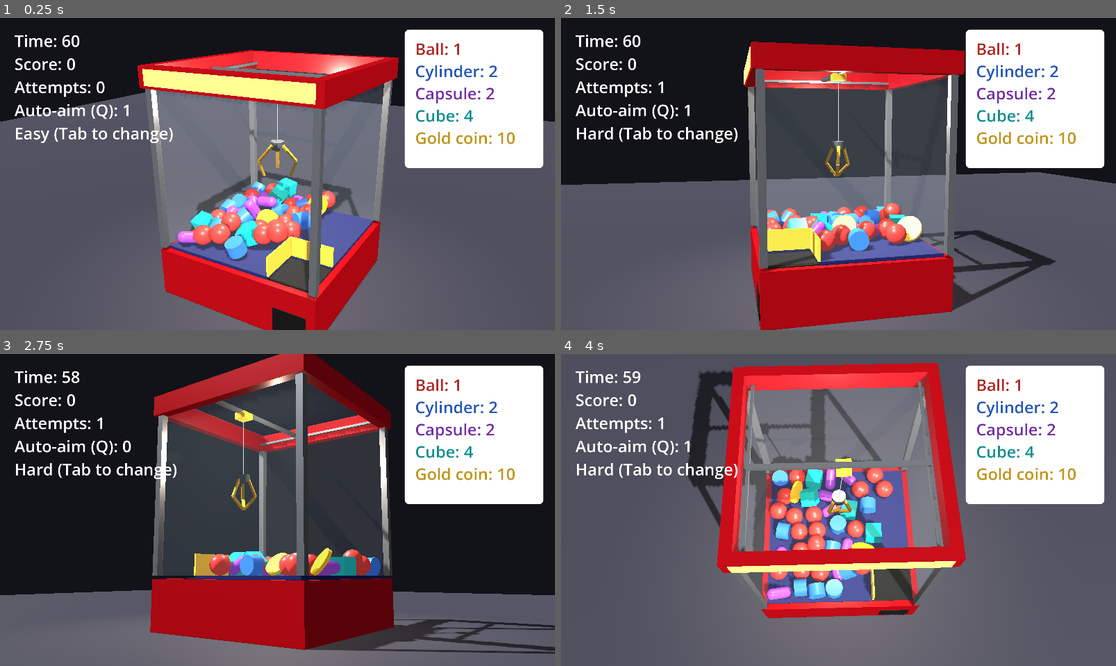
Above: before the commit, frames 1-4 (two rows, left to right).
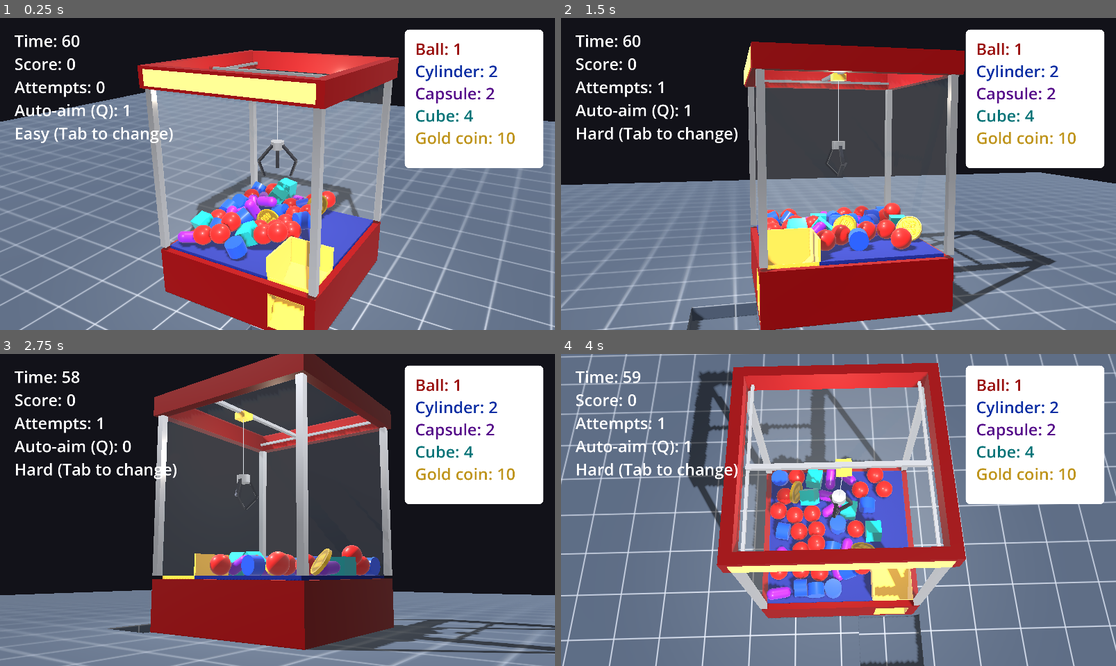
Above: after the commit, the same moments.

Repository: jdwarr3n/comp460-example-game
Game: Godot game, scene res://main.tscn
Same seed, same stepped clock (60 frames per second), same inputs: the game is played once before the commit and once after it.
Inputs (mouse positions are in pixels of both pictures, inside the frame that each line leads up to):
- Up to frame 1 (0.25 s): no input
- Up to frame 2 (1.5 s): tap Enter at 0.5 s; move the mouse to (960, 158) at 0.52 s; hold Right 0.53-1.28 s; tap R at 0.6 s; click (960, 158) at 0.67 s; tap Space at 0.77 s; move the mouse to (727, 189) at 1.27 s; hold Down from 1.28 s (still down); tap Tab at 1.35 s
- Up to frame 3 (2.75 s): tap Space at 1.52 s; move the mouse to (333, 441) at 2.02 s; release Down at 2.03 s; hold Right from 2.03 s (still down); tap Q at 2.1 s
- Up to frame 4 (4 s): move the mouse to (810, 572) at 2.77 s; release Right at 2.78 s; hold Up 2.78-3.53 s; tap R at 2.85 s; click (810, 572) at 2.92 s; tap Space at 3.02, 3.77 s; move the mouse to (1005, 556) at 3.52 s; hold Left from 3.53 s (still down); tap Tab at 3.6 s

The runs differ from the first frame. In frame 1, 69% of the frame differs, in the area x 0-100%, y 8-100%; in frame 2, 53%; in frame 3, 33%; in frame 4, 82%, in the area x 0-100%, y 0-100%.

Commit message:
Claw 460: polish coin, materials, chute, and prize tray
Stamped gold coin, neutral reflection room, new materials, slate tile
floor, and a thicker cable. The chute is now a real shaft with a ramp
and front slot, and won prizes collect in a tray in the room floor.

Co-Authored-By: Claude Opus 5.5 <noreply@anthropic.com>

Diff:
--- a/cabinet/cabinet.tscn
+++ b/cabinet/cabinet.tscn
@@ -1,31 +1,43 @@
 [gd_scene format=3]
 
 [sub_resource type="StandardMaterial3D" id="body_material"]
-albedo_color = Color(0.58, 0.07, 0.1, 1)
-metallic = 0.2
-roughness = 0.3
+albedo_color = Color(0.42, 0.015, 0.035, 1)
+roughness = 0.6
+metallic_specular = 0.25
+clearcoat_enabled = true
+clearcoat = 0.25
+clearcoat_roughness = 0.15
 
 [sub_resource type="StandardMaterial3D" id="metal_material"]
-albedo_color = Color(0.8, 0.82, 0.86, 1)
-metallic = 0.9
-roughness = 0.3
+albedo_color = Color(0.92, 0.93, 0.96, 1)
+metallic = 1.0
+roughness = 0.15
+
+[sub_resource type="FastNoiseLite" id="felt_noise"]
+frequency = 0.5
+
+[sub_resource type="NoiseTexture2D" id="felt_texture"]
+seamless = true
+as_normal_map = true
+bump_strength = 6.0
+noise = SubResource("felt_noise")
 
 [sub_resource type="StandardMaterial3D" id="felt_material"]
-albedo_color = Color(0.1, 0.12, 0.32, 1)
-roughness = 0.95
+albedo_color = Color(0.13, 0.16, 0.45, 1)
+roughness = 1.0
+metallic_specular = 0.1
+normal_enabled = true
+normal_texture = SubResource("felt_texture")
+uv1_scale = Vector3(4, 4, 4)
+uv1_triplanar = true
 
 [sub_resource type="StandardMaterial3D" id="chute_material"]
 albedo_color = Color(0.95, 0.72, 0.2, 1)
 roughness = 0.4
 
-[sub_resource type="StandardMaterial3D" id="dark_material"]
-albedo_color = Color(0.02, 0.02, 0.03, 1)
-roughness = 0.9
-
 [sub_resource type="StandardMaterial3D" id="glass_material"]
 transparency = 1
 albedo_color = Color(0.75, 0.88, 1, 0.1)
-metallic = 0.3
 roughness = 0.05
 
 [sub_resource type="StandardMaterial3D" id="marquee_material"]
@@ -34,10 +46,6 @@
 emission = Color(1, 0.72, 0.2, 1)
 emission_energy_multiplier = 1.6
 
-[sub_resource type="BoxMesh" id="mesh_0"]
-material = SubResource("body_material")
-size = Vector3(2.6, 0.75, 2.6)
-
 [sub_resource type="BoxMesh" id="mesh_1"]
 material = SubResource("felt_material")
 size = Vector3(1.735, 0.05, 2.4)
@@ -52,10 +60,6 @@
 [sub_resource type="BoxShape3D" id="shape_2"]
 size = Vector3(0.665, 0.05, 1.735)
 
-[sub_resource type="BoxMesh" id="mesh_3"]
-material = SubResource("dark_material")
-size = Vector3(0.665, 0.01, 0.665)
-
 [sub_resource type="BoxMesh" id="mesh_4"]
 material = SubResource("chute_material")
 size = Vector3(0.03, 0.3, 0.68)
@@ -157,30 +161,211 @@
 [sub_resource type="BoxShape3D" id="shape_23"]
 size = Vector3(0.02, 2.4, 2.4)
 
-[sub_resource type="BoxMesh" id="mesh_24"]
-material = SubResource("dark_material")
-size = Vector3(0.5, 0.35, 0.01)
-
-[sub_resource type="BoxShape3D" id="catch_0"]
-size = Vector3(2.6, 0.04, 2.6)
-
-[sub_resource type="BoxShape3D" id="catch_1"]
-size = Vector3(2.6, 0.75, 0.04)
-
-[sub_resource type="BoxShape3D" id="catch_2"]
-size = Vector3(2.6, 0.75, 0.04)
-
-[sub_resource type="BoxShape3D" id="catch_3"]
-size = Vector3(0.04, 0.75, 2.6)
-
-[sub_resource type="BoxShape3D" id="catch_4"]
-size = Vector3(0.04, 0.75, 2.6)
+[sub_resource type="BoxMesh" id="basemain_mesh"]
+material = SubResource("body_material")
+size = Vector3(1.835, 0.75, 2.6)
+
+[sub_resource type="BoxShape3D" id="basemain_shape"]
+size = Vector3(1.835, 0.75, 2.6)
+
+[sub_resource type="BoxMesh" id="baseback_mesh"]
+material = SubResource("body_material")
+size = Vector3(0.765, 0.75, 1.835)
+
+[sub_resource type="BoxShape3D" id="baseback_shape"]
+size = Vector3(0.765, 0.75, 1.835)
+
+[sub_resource type="BoxMesh" id="baseright_mesh"]
+material = SubResource("body_material")
+size = Vector3(0.1, 0.75, 0.665)
+
+[sub_resource type="BoxShape3D" id="baseright_shape"]
+size = Vector3(0.1, 0.75, 0.665)
+
+[sub_resource type="BoxMesh" id="liningleft_mesh"]
+material = SubResource("chute_material")
+size = Vector3(0.006, 0.8, 0.665)
+
+[sub_resource type="BoxMesh" id="liningright_mesh"]
+material = SubResource("chute_material")
+size = Vector3(0.006, 0.8, 0.665)
+
+[sub_resource type="BoxMesh" id="liningback_mesh"]
+material = SubResource("chute_material")
+size = Vector3(0.665, 0.8, 0.006)
+
+[sub_resource type="PhysicsMaterial" id="ramp_physics"]
+friction = 0.05
+
+[sub_resource type="BoxMesh" id="ramp_mesh"]
+material = SubResource("chute_material")
+size = Vector3(0.665, 0.04, 0.982182)
+
+[sub_resource type="BoxShape3D" id="ramp_shape"]
+size = Vector3(0.665, 0.04, 0.982182)
+
+[sub_resource type="BoxMesh" id="basefrontleft_mesh"]
+material = SubResource("body_material")
+size = Vector3(0.055, 0.75, 0.1)
+
+[sub_resource type="BoxShape3D" id="basefrontleft_shape"]
+size = Vector3(0.055, 0.75, 0.1)
+
+[sub_resource type="BoxMesh" id="basefrontright_mesh"]
+material = SubResource("body_material")
+size = Vector3(0.155, 0.75, 0.1)
+
+[sub_resource type="BoxShape3D" id="basefrontright_shape"]
+size = Vector3(0.155, 0.75, 0.1)
+
+[sub_resource type="BoxMesh" id="basefronttop_mesh"]
+material = SubResource("body_material")
+size = Vector3(0.555, 0.13, 0.1)
+
+[sub_resource type="BoxShape3D" id="basefronttop_shape"]
+size = Vector3(0.555, 0.13, 0.1)
+
+[sub_resource type="BoxMesh" id="basefrontsill_mesh"]
+material = SubResource("body_material")
+size = Vector3(0.555, 0.08, 0.1)
+
+[sub_resource type="BoxShape3D" id="basefrontsill_shape"]
+size = Vector3(0.555, 0.08, 0.1)
+
+[sub_resource type="BoxMesh" id="liningfronttop_mesh"]
+material = SubResource("chute_material")
+size = Vector3(0.665, 0.18, 0.006)
+
+[sub_resource type="BoxMesh" id="liningfrontleft_mesh"]
+material = SubResource("chute_material")
+size = Vector3(0.055, 0.62, 0.006)
+
+[sub_resource type="BoxMesh" id="liningfrontright_mesh"]
+material = SubResource("chute_material")
+size = Vector3(0.055, 0.62, 0.006)
+
+[sub_resource type="BoxMesh" id="slotleft_mesh"]
+material = SubResource("chute_material")
+size = Vector3(0.006, 0.62, 0.1)
+
+[sub_resource type="BoxMesh" id="slotright_mesh"]
+material = SubResource("chute_material")
+size = Vector3(0.006, 0.62, 0.1)
+
+[sub_resource type="BoxMesh" id="slottop_mesh"]
+material = SubResource("chute_material")
+size = Vector3(0.555, 0.006, 0.1)
 
 [node name="Cabinet" type="Node3D"]
 
-[node name="Base" type="MeshInstance3D" parent="."]
-transform = Transform3D(1, 0, 0, 0, 1, 0, 0, 0, 1, 0, -0.425, 0)
-mesh = SubResource("mesh_0")
+[node name="BaseMain" type="StaticBody3D" parent="."]
+transform = Transform3D(1, 0, 0, 0, 1, 0, 0, 0, 1, -0.3825, -0.425, 0)
+
+[node name="Mesh" type="MeshInstance3D" parent="BaseMain"]
+mesh = SubResource("basemain_mesh")
+
+[node name="Collision" type="CollisionShape3D" parent="BaseMain"]
+shape = SubResource("basemain_shape")
+
+[node name="BaseBack" type="StaticBody3D" parent="."]
+transform = Transform3D(1, 0, 0, 0, 1, 0, 0, 0, 1, 0.9175, -0.425, -0.3825)
+
+[node name="Mesh" type="MeshInstance3D" parent="BaseBack"]
+mesh = SubResource("baseback_mesh")
+
+[node name="Collision" type="CollisionShape3D" parent="BaseBack"]
+shape = SubResource("baseback_shape")
+
+[node name="BaseRight" type="StaticBody3D" parent="."]
+transform = Transform3D(1, 0, 0, 0, 1, 0, 0, 0, 1, 1.25, -0.425, 0.8675)
+
+[node name="Mesh" type="MeshInstance3D" parent="BaseRight"]
+mesh = SubResource("baseright_mesh")
+
+[node name="Collision" type="CollisionShape3D" parent="BaseRight"]
+shape = SubResource("baseright_shape")
+
+[node name="LiningLeft" type="MeshInstance3D" parent="."]
+transform = Transform3D(1, 0, 0, 0, 1, 0, 0, 0, 1, 0.538, -0.4, 0.8675)
+mesh = SubResource("liningleft_mesh")
+
+[node name="LiningRight" type="MeshInstance3D" parent="."]
+transform = Transform3D(1, 0, 0, 0, 1, 0, 0, 0, 1, 1.197, -0.4, 0.8675)
+mesh = SubResource("liningright_mesh")
+
+[node name="LiningBack" type="MeshInstance3D" parent="."]
+transform = Transform3D(1, 0, 0, 0, 1, 0, 0, 0, 1, 0.8675, -0.4, 0.538)
+mesh = SubResource("liningback_mesh")
+
+[node name="BaseFrontLeft" type="StaticBody3D" parent="."]
+transform = Transform3D(1, 0, 0, 0, 1, 0, 0, 0, 1, 0.5625, -0.425, 1.25)
+
+[node name="Mesh" type="MeshInstance3D" parent="BaseFrontLeft"]
+mesh = SubResource("basefrontleft_mesh")
+
+[node name="Collision" type="CollisionShape3D" parent="BaseFrontLeft"]
+shape = SubResource("basefrontleft_shape")
+
+[node name="BaseFrontRight" type="StaticBody3D" parent="."]
+transform = Transform3D(1, 0, 0, 0, 1, 0, 0, 0, 1, 1.2225, -0.425, 1.25)
+
+[node name="Mesh" type="MeshInstance3D" parent="BaseFrontRight"]
+mesh = SubResource("basefrontright_mesh")
+
+[node name="Collision" type="CollisionShape3D" parent="BaseFrontRight"]
+shape = SubResource("basefrontright_shape")
+
+[node name="BaseFrontTop" type="StaticBody3D" parent="."]
+transform = Transform3D(1, 0, 0, 0, 1, 0, 0, 0, 1, 0.8675, -0.115, 1.25)
+
+[node name="Mesh" type="MeshInstance3D" parent="BaseFrontTop"]
+mesh = SubResource("basefronttop_mesh")
+
+[node name="Collision" type="CollisionShape3D" parent="BaseFrontTop"]
+shape = SubResource("basefronttop_shape")
+
+[node name="BaseFrontSill" type="StaticBody3D" parent="."]
+transform = Transform3D(1, 0, 0, 0, 1, 0, 0, 0, 1, 0.8675, -0.76, 1.25)
+
+[node name="Mesh" type="MeshInstance3D" parent="BaseFrontSill"]
+mesh = SubResource("basefrontsill_mesh")
+
+[node name="Collision" type="CollisionShape3D" parent="BaseFrontSill"]
+shape = SubResource("basefrontsill_shape")
+
+[node name="LiningFrontTop" type="MeshInstance3D" parent="."]
+transform = Transform3D(1, 0, 0, 0, 1, 0, 0, 0, 1, 0.8675, -0.09, 1.197)
+mesh = SubResource("liningfronttop_mesh")
+
+[node name="LiningFrontLeft" type="MeshInstance3D" parent="."]
+transform = Transform3D(1, 0, 0, 0, 1, 0, 0, 0, 1, 0.5625, -0.49, 1.197)
+mesh = SubResource("liningfrontleft_mesh")
+
+[node name="LiningFrontRight" type="MeshInstance3D" parent="."]
+transform = Transform3D(1, 0, 0, 0, 1, 0, 0, 0, 1, 1.1725, -0.49, 1.197)
+mesh = SubResource("liningfrontright_mesh")
+
+[node name="SlotLeft" type="MeshInstance3D" parent="."]
+transform = Transform3D(1, 0, 0, 0, 1, 0, 0, 0, 1, 0.593, -0.49, 1.25)
+mesh = SubResource("slotleft_mesh")
+
+[node name="SlotRight" type="MeshInstance3D" parent="."]
+transform = Transform3D(1, 0, 0, 0, 1, 0, 0, 0, 1, 1.142, -0.49, 1.25)
+mesh = SubResource("slotright_mesh")
+
+[node name="SlotTop" type="MeshInstance3D" parent="."]
+transform = Transform3D(1, 0, 0, 0, 1, 0, 0, 0, 1, 0.8675, -0.183, 1.25)
+mesh = SubResource("slottop_mesh")
+
+[node name="ChuteRamp" type="StaticBody3D" parent="."]
+transform = Transform3D(1, 0, 0, 0, 0.77888, -0.62718, 0, 0.62718, 0.77888, 0.8675, -0.42358, 0.90496)
+physics_material_override = SubResource("ramp_physics")
+
+[node name="Mesh" type="MeshInstance3D" parent="ChuteRamp"]
+mesh = SubResource("ramp_mesh")
+
+[node name="Collision" type="CollisionShape3D" parent="ChuteRamp"]
+shape = SubResource("ramp_shape")
 
 [node name="FloorMain" type="StaticBody3D" parent="."]
 transform = Transform3D(1, 0, 0, 0, 1, 0, 0, 0, 1, -0.3325, -0.025, 0)
@@ -199,10 +384,6 @@
 
 [node name="Collision" type="CollisionShape3D" parent="FloorSide"]
 shape = SubResource("shape_2")
-
-[node name="ChuteHole" type="MeshInstance3D" parent="."]
-transform = Transform3D(1, 0, 0, 0, 1, 0, 0, 0, 1, 0.8675, -0.04, 0.8675)
-mesh = SubResource("mesh_3")
 
 [node name="ChuteWallA" type="StaticBody3D" parent="."]
 transform = Transform3D(1, 0, 0, 0, 1, 0, 0, 0, 1, 0.535, 0.15, 0.86)
@@ -318,35 +499,9 @@
 
 [node name="Collision" type="CollisionShape3D" parent="GlassRight"]
 shape = SubResource("shape_23")
-
-[node name="PrizeDoor" type="MeshInstance3D" parent="."]
-transform = Transform3D(1, 0, 0, 0, 1, 0, 0, 0, 1, 0.925, -0.55, 1.305)
-mesh = SubResource("mesh_24")
 
 [node name="InnerLight" type="OmniLight3D" parent="."]
 transform = Transform3D(1, 0, 0, 0, 1, 0, 0, 0, 1, 0, 2.2, 0)
 light_color = Color(1, 0.93, 0.82, 1)
 light_energy = 2.2
 omni_range = 5.5
-
-[node name="PrizeCatch" type="StaticBody3D" parent="."]
-
-[node name="CatchBottom" type="CollisionShape3D" parent="PrizeCatch"]
-transform = Transform3D(1, 0, 0, 0, 1, 0, 0, 0, 1, 0, -0.78, 0)
-shape = SubResource("catch_0")
-
-[node name="CatchFront" type="CollisionShape3D" parent="PrizeCatch"]
-transform = Transform3D(1, 0, 0, 0, 1, 0, 0, 0, 1, 0, -0.425, 1.28)
-shape = SubResource("catch_1")
-
-[node name="CatchBack" type="CollisionShape3D" parent="PrizeCatch"]
-transform = Transform3D(1, 0, 0, 0, 1, 0, 0, 0, 1, 0, -0.425, -1.28)
-shape = SubResource("catch_2")
-
-[node name="CatchLeft" type="CollisionShape3D" parent="PrizeCatch"]
-transform = Transform3D(1, 0, 0, 0, 1, 0, 0, 0, 1, -1.28, -0.425, 0)
-shape = SubResource("catch_3")
-
-[node name="CatchRight" type="CollisionShape3D" parent="PrizeCatch"]
-transform = Transform3D(1, 0, 0, 0, 1, 0, 0, 0, 1, 1.28, -0.425, 0)
-shape = SubResource("catch_4")
--- a/claw/claw.gd
+++ b/claw/claw.gd
@@ -28,6 +28,7 @@
 @export var pay_out_speed := 0.6 ## How fast the claw lowers, in meters per second.
 @export var lift_speed := 0.4 ## How fast the claw lifts, in meters per second.
 @export_range(0.05, 1.0) var cable_stiffness := 0.2 ## How firmly the cable corrects stretch.
+@export var cable_width := 0.01 ## How thick the cable is drawn. It has no effect on physics.
 
 @export_group("Claw")
 @export var grip_strength := 1.0 ## How hard the fingers squeeze.
@@ -213,14 +214,19 @@
 
 func _draw_cable() -> void:
 	# A slack cable is drawn bowed out to the side. It's only a drawing: it has no physics.
+	# It's a narrow ribbon facing the camera, because a line is always one pixel wide.
 	var top := carriage.global_position
 	var bottom := hub.global_position
 	var sag := slack() * 0.35
+	var camera := get_viewport().get_camera_3d()
+	var to_camera := camera.global_position - top if camera else Vector3.BACK
+	var side := (bottom - top).cross(to_camera).normalized() * cable_width * 0.5
 	_cable_mesh.clear_surfaces()
-	_cable_mesh.surface_begin(Mesh.PRIMITIVE_LINE_STRIP)
+	_cable_mesh.surface_begin(Mesh.PRIMITIVE_TRIANGLE_STRIP)
 	for i in 25:
 		var t := i / 24.0
 		var point := top.lerp(bottom, t)
 		point.x += sag * sin(PI * t)
-		_cable_mesh.surface_add_vertex(point)
+		_cable_mesh.surface_add_vertex(point - side)
+		_cable_mesh.surface_add_vertex(point + side)
 	_cable_mesh.surface_end()
--- a/claw/claw.tscn
+++ b/claw/claw.tscn
@@ -3,17 +3,18 @@
 [ext_resource type="Script" path="res://claw/claw.gd" id="script"]
 
 [sub_resource type="StandardMaterial3D" id="metal_material"]
-albedo_color = Color(0.78, 0.8, 0.85, 1)
-metallic = 0.9
-roughness = 0.3
+albedo_color = Color(0.92, 0.93, 0.96, 1)
+metallic = 1.0
+roughness = 0.15
 
 [sub_resource type="StandardMaterial3D" id="finger_material"]
-albedo_color = Color(0.95, 0.72, 0.2, 1)
-metallic = 0.6
-roughness = 0.35
+albedo_color = Color(0.2, 0.21, 0.25, 1)
+metallic = 1.0
+roughness = 0.4
 
 [sub_resource type="StandardMaterial3D" id="cable_material"]
 shading_mode = 0
+cull_mode = 2
 albedo_color = Color(0.85, 0.87, 0.9, 1)
 
 [sub_resource type="StandardMaterial3D" id="marker_material"]
--- a/game.gd
+++ b/game.gd
@@ -78,8 +78,7 @@
 	for prize in pile.duplicate():
 		if prize.global_position.y < prize_level:
 			score += prize.value
-			pile.erase(prize)
-			prize.queue_free()
+			pile.erase(prize) # It's won: it slides out of the slot and stays there.
 			_show_score()
 	if pile.is_empty():
 		_spawn_pile()
--- a/main.tscn
+++ b/main.tscn
@@ -4,24 +4,71 @@
 [ext_resource type="PackedScene" path="res://cabinet/cabinet.tscn" id="cabinet"]
 [ext_resource type="PackedScene" path="res://claw/claw.tscn" id="claw"]
 [ext_resource type="Script" path="res://camera/orbit_camera.gd" id="camera"]
+[ext_resource type="Texture2D" path="res://cabinet/reflection_room.png" id="reflection_room"]
+[ext_resource type="Texture2D" path="res://cabinet/floor_tile.png" id="floor_tile"]
+[ext_resource type="Texture2D" path="res://cabinet/floor_tile_normal.png" id="floor_tile_normal"]
+
+[sub_resource type="PanoramaSkyMaterial" id="reflection_sky_material"]
+panorama = ExtResource("reflection_room")
+energy_multiplier = 1.4
+
+[sub_resource type="Sky" id="reflection_sky"]
+sky_material = SubResource("reflection_sky_material")
 
 [sub_resource type="Environment" id="env"]
 background_mode = 1
 background_color = Color(0.07, 0.07, 0.1, 1)
+sky = SubResource("reflection_sky")
 ambient_light_source = 2
 ambient_light_color = Color(1, 1, 1, 1)
 ambient_light_energy = 0.4
+reflected_light_source = 2
 
 [sub_resource type="StandardMaterial3D" id="room_material"]
-albedo_color = Color(0.2, 0.2, 0.24, 1)
-roughness = 0.7
+albedo_texture = ExtResource("floor_tile")
+roughness = 0.75
+metallic_specular = 0.2
+normal_enabled = true
+normal_texture = ExtResource("floor_tile_normal")
+uv1_scale = Vector3(1.25, 1.25, 1.25)
+uv1_world_triplanar = true
+uv1_triplanar = true
+texture_filter = 5
 
-[sub_resource type="BoxMesh" id="room_mesh"]
+[sub_resource type="BoxMesh" id="floorleft_mesh"]
 material = SubResource("room_material")
-size = Vector3(30, 0.1, 30)
+size = Vector3(15.3175, 0.2, 30)
 
-[sub_resource type="BoxShape3D" id="room_shape"]
-size = Vector3(30, 0.1, 30)
+[sub_resource type="BoxShape3D" id="floorleft_shape"]
+size = Vector3(15.3175, 0.2, 30)
+
+[sub_resource type="BoxMesh" id="floorright_mesh"]
+material = SubResource("room_material")
+size = Vector3(13.5825, 0.2, 30)
+
+[sub_resource type="BoxShape3D" id="floorright_shape"]
+size = Vector3(13.5825, 0.2, 30)
+
+[sub_resource type="BoxMesh" id="floorback_mesh"]
+material = SubResource("room_material")
+size = Vector3(1.1, 0.2, 16.3)
+
+[sub_resource type="BoxShape3D" id="floorback_shape"]
+size = Vector3(1.1, 0.2, 16.3)
+
+[sub_resource type="BoxMesh" id="floorfront_mesh"]
+material = SubResource("room_material")
+size = Vector3(1.1, 0.2, 12.8)
+
+[sub_resource type="BoxShape3D" id="floorfront_shape"]
+size = Vector3(1.1, 0.2, 12.8)
+
+[sub_resource type="BoxMesh" id="traybottom_mesh"]
+material = SubResource("room_material")
+size = Vector3(1.1, 0.1, 0.9)
+
+[sub_resource type="BoxShape3D" id="traybottom_shape"]
+size = Vector3(1.1, 0.1, 0.9)
 
 [sub_resource type="StyleBoxFlat" id="panel_style"]
 bg_color = Color(1, 1, 1, 1)
@@ -44,14 +91,52 @@
 transform = Transform3D(0.866, -0.354, 0.354, 0, 0.707, 0.707, -0.5, -0.612, 0.612, 0, 5, 0)
 shadow_enabled = true
 
-[node name="RoomFloor" type="StaticBody3D" parent="."]
-transform = Transform3D(1, 0, 0, 0, 1, 0, 0, 0, 1, 0, -0.85, 0)
+[node name="RoomFloor" type="Node3D" parent="."]
 
-[node name="Mesh" type="MeshInstance3D" parent="RoomFloor"]
-mesh = SubResource("room_mesh")
+[node name="FloorLeft" type="StaticBody3D" parent="RoomFloor"]
+transform = Transform3D(1, 0, 0, 0, 1, 0, 0, 0, 1, -7.34125, -0.9, 0)
 
-[node name="Collision" type="CollisionShape3D" parent="RoomFloor"]
-shape = SubResource("room_shape")
+[node name="Mesh" type="MeshInstance3D" parent="RoomFloor/FloorLeft"]
+mesh = SubResource("floorleft_mesh")
+
+[node name="Collision" type="CollisionShape3D" parent="RoomFloor/FloorLeft"]
+shape = SubResource("floorleft_shape")
+
+[node name="FloorRight" type="StaticBody3D" parent="RoomFloor"]
+transform = Transform3D(1, 0, 0, 0, 1, 0, 0, 0, 1, 8.20875, -0.9, 0)
+
+[node name="Mesh" type="MeshInstance3D" parent="RoomFloor/FloorRight"]
+mesh = SubResource("floorright_mesh")
+
+[node name="Collision" type="CollisionShape3D" parent="RoomFloor/FloorRight"]
+shape = SubResource("floorright_shape")
+
+[node name="FloorBack" type="StaticBody3D" parent="RoomFloor"]
+transform = Transform3D(1, 0, 0, 0, 1, 0, 0, 0, 1, 0.8675, -0.9, -6.85)
+
+[node name="Mesh" type="MeshInstance3D" parent="RoomFloor/FloorBack"]
+mesh = SubResource("floorback_mesh")
+
+[node name="Collision" type="CollisionShape3D" parent="RoomFloor/FloorBack"]
+shape = SubResource("floorback_shape")
+
+[node name="FloorFront" type="StaticBody3D" parent="RoomFloor"]
+transform = Transform3D(1, 0, 0, 0, 1, 0, 0, 0, 1, 0.8675, -0.9, 8.6)
+
+[node name="Mesh" type="MeshInstance3D" parent="RoomFloor/FloorFront"]
+mesh = SubResource("floorfront_mesh")
+
+[node name="Collision" type="CollisionShape3D" parent="RoomFloor/FloorFront"]
+shape = SubResource("floorfront_shape")
+
+[node name="TrayBottom" type="StaticBody3D" parent="RoomFloor"]
+transform = Transform3D(1, 0, 0, 0, 1, 0, 0, 0, 1, 0.8675, -1.05, 1.75)
+
+[node name="Mesh" type="MeshInstance3D" parent="RoomFloor/TrayBottom"]
+mesh = SubResource("traybottom_mesh")
+
+[node name="Collision" type="CollisionShape3D" parent="RoomFloor/TrayBottom"]
+shape = SubResource("traybottom_shape")
 
 [node name="Cabinet" parent="." instance=ExtResource("cabinet")]
 
--- a/prizes/ball.tscn
+++ b/prizes/ball.tscn
@@ -3,8 +3,12 @@
 [ext_resource type="Script" path="res://prizes/prize.gd" id="script"]
 
 [sub_resource type="StandardMaterial3D" id="prize_material"]
-albedo_color = Color(0.9, 0.22, 0.2, 1)
-roughness = 0.35
+albedo_color = Color(0.8, 0.07, 0.06, 1)
+metallic_specular = 0.3
+roughness = 0.4
+clearcoat_enabled = true
+clearcoat = 1.0
+clearcoat_roughness = 0.1
 
 [sub_resource type="SphereMesh" id="prize_mesh"]
 material = SubResource("prize_material")
--- a/prizes/capsule.tscn
+++ b/prizes/capsule.tscn
@@ -3,8 +3,12 @@
 [ext_resource type="Script" path="res://prizes/prize.gd" id="script"]
 
 [sub_resource type="StandardMaterial3D" id="prize_material"]
-albedo_color = Color(0.6, 0.25, 0.85, 1)
-roughness = 0.35
+albedo_color = Color(0.45, 0.07, 0.72, 1)
+metallic_specular = 0.3
+roughness = 0.4
+clearcoat_enabled = true
+clearcoat = 1.0
+clearcoat_roughness = 0.1
 
 [sub_resource type="CapsuleMesh" id="prize_mesh"]
 material = SubResource("prize_material")
--- a/prizes/cube.tscn
+++ b/prizes/cube.tscn
@@ -3,8 +3,12 @@
 [ext_resource type="Script" path="res://prizes/prize.gd" id="script"]
 
 [sub_resource type="StandardMaterial3D" id="prize_material"]
-albedo_color = Color(0.1, 0.75, 0.75, 1)
-roughness = 0.35
+albedo_color = Color(0.02, 0.6, 0.62, 1)
+metallic_specular = 0.3
+roughness = 0.4
+clearcoat_enabled = true
+clearcoat = 1.0
+clearcoat_roughness = 0.1
 
 [sub_resource type="BoxMesh" id="prize_mesh"]
 material = SubResource("prize_material")
--- a/prizes/cylinder.tscn
+++ b/prizes/cylinder.tscn
@@ -3,8 +3,12 @@
 [ext_resource type="Script" path="res://prizes/prize.gd" id="script"]
 
 [sub_resource type="StandardMaterial3D" id="prize_material"]
-albedo_color = Color(0.2, 0.45, 0.95, 1)
-roughness = 0.35
+albedo_color = Color(0.05, 0.24, 0.85, 1)
+metallic_specular = 0.3
+roughness = 0.4
+clearcoat_enabled = true
+clearcoat = 1.0
+clearcoat_roughness = 0.1
 
 [sub_resource type="CylinderMesh" id="prize_mesh"]
 material = SubResource("prize_material")
--- a/prizes/disc.tscn
+++ b/prizes/disc.tscn
@@ -1,10 +1,17 @@
 [gd_scene format=3]
 
 [ext_resource type="Script" path="res://prizes/prize.gd" id="script"]
+[ext_resource type="Texture2D" path="res://prizes/coin_shade.png" id="shade"]
+[ext_resource type="Texture2D" path="res://prizes/coin_normal.png" id="normal"]
 
 [sub_resource type="StandardMaterial3D" id="prize_material"]
 albedo_color = Color(1, 0.78, 0.15, 1)
-roughness = 0.35
+albedo_texture = ExtResource("shade")
+metallic = 1.0
+roughness = 0.3
+normal_enabled = true
+normal_texture = ExtResource("normal")
+texture_filter = 5
 
 [sub_resource type="CylinderMesh" id="prize_mesh"]
 material = SubResource("prize_material")
Binary file added: cabinet/floor_tile.png
Not shown, added: cabinet/floor_tile.png.import
Binary file added: cabinet/floor_tile_normal.png
Not shown, added: cabinet/floor_tile_normal.png.import
Binary file added: cabinet/reflection_room.png
Not shown, added: cabinet/reflection_room.png.import
Binary file added: prizes/coin_normal.png
Not shown, added: prizes/coin_normal.png.import
Binary file added: prizes/coin_shade.png
Not shown, added: prizes/coin_shade.png.import
Not shown, changed: notes/claw-design.md
Not shown, changed: notes/claw-plan.md
